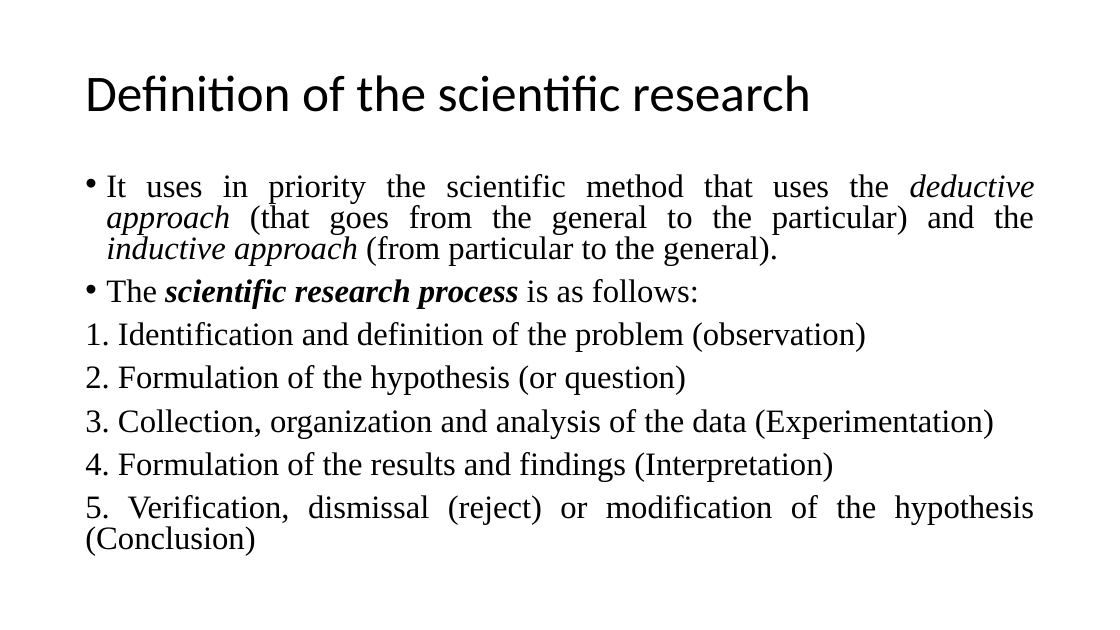
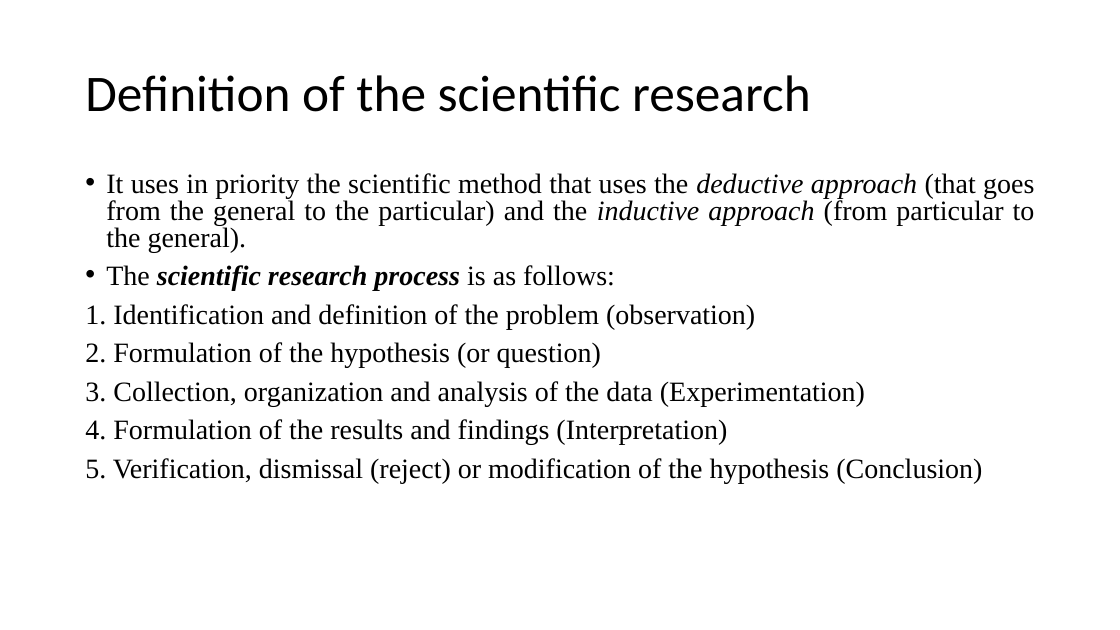
Before and after one commit to mutanganajoseph/Documents, a slide deck: slide 3 of auca/sem-1/edrom-8113-study-research/7 Scientific Research Method.pptx. Drawn at 1120x630 pixels with LibreOffice and Linux fonts; fonts in the diff are those of the drawing. Boxes give left, top, right and bottom in pixels: in the first picture for what was removed or moved away, otherwise in the second. Text is boxed around its words. In the diff, an @@ line names an element or a change of style, - is before the commit and + after.

```diff
--- a/auca/sem-1/edrom-8113-study-research/7 Scientific Research Method.pptx
+++ b/auca/sem-1/edrom-8113-study-research/7 Scientific Research Method.pptx
@@ text "It uses in priority the ..." at (85, 173, 1035, 484): size 28 to 24 pt @@
```
Also in this commit, not shown: 4 other slides changed, 6 other files.
